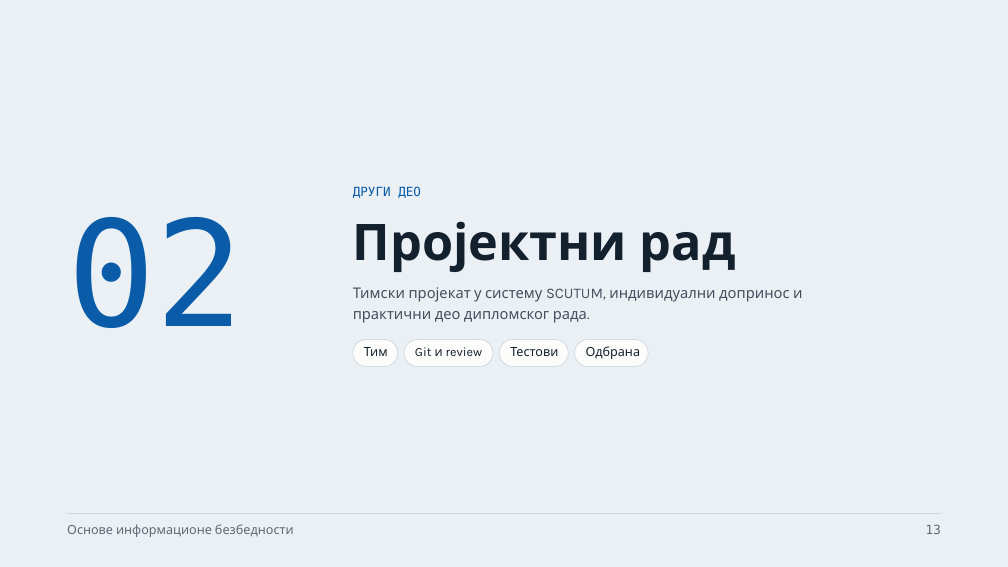
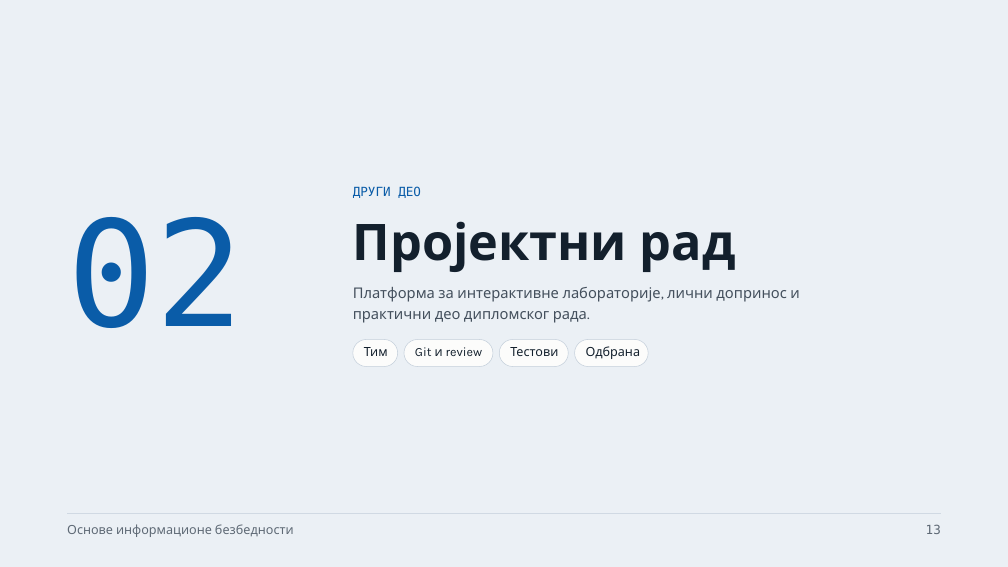
Before and after one commit to owlCoder/ftn-nastavni-materijali, a slide deck: slide 13 of Osnove informacione bezbednosti (OIB)/Opšti Materijali/Osnovne informacije o predmetu.pptx. Drawn at 1008x567 pixels with LibreOffice and Linux fonts; fonts in the diff are those of the drawing. Boxes give left, top, right and bottom in pixels: in the first picture for what was removed or moved away, otherwise in the second. Text is boxed around its words. In the diff, an @@ line names an element or a change of style, - is before the commit and + after.

```diff
--- a/Osnove informacione bezbednosti (OIB)/Opšti Materijali/Osnovne informacije o predmetu.pptx
+++ b/Osnove informacione bezbednosti (OIB)/Opšti Materijali/Osnovne informacije o predmetu.pptx
@@ text at [353, 287, 799, 302]: text changed @@
-Тимски пројекат у систему SCUTUM, индивидуални допринос и
+Платформа за интерактивне лабораторије, лични допринос и
```
Also in this commit, not shown: 5 other slides changed, 21 other files.
